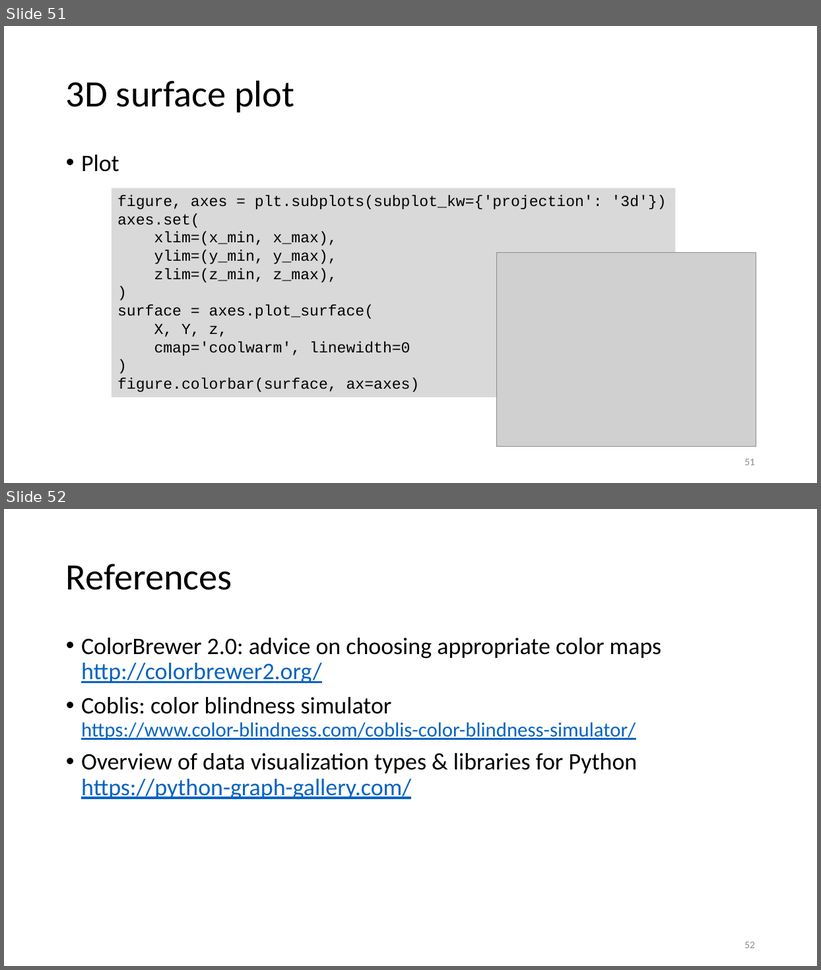
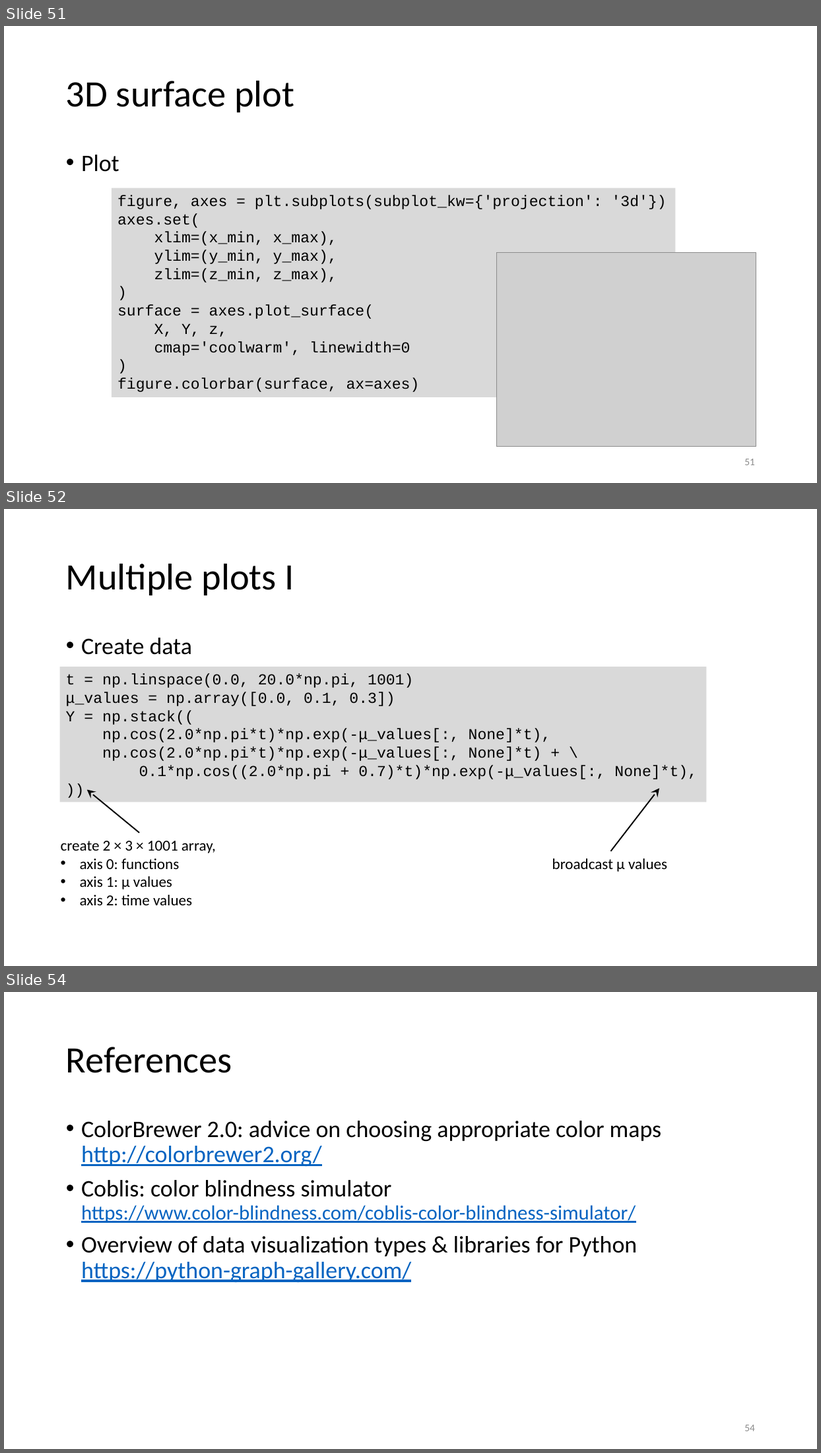
Before and after one commit to gjbex/Scientific-Python, a slide deck: scientific_python.pptx. Shown one above the other, each under a label of ours: slides 51 and 52 before the commit, slides 51, 52 and 54 after it; the slides between them are not shown. The pictures are 821x970 and 821x1453 pixels, drawn with LibreOffice and Linux fonts; fonts in the diff are those of the drawing; grey boxes stand for pictures. Boxes give left, top, right and bottom in pixels: in the first picture for what was removed or moved away, otherwise in the second. Text is boxed around its words. In the diff, an @@ line names an element or a change of style, - is before the commit and + after.

```diff
--- a/scientific_python.pptx
+++ b/scientific_python.pptx
@@ slide 52 added at (4, 509, 817, 966), background #FFFFFF @@
@@ title added at (66, 563, 294, 595), 44 pt, text #000000 @@
+Multiple plots I
@@ text added at (81, 638, 193, 655), 28 pt, text #000000 @@
+• Create data
@@ rectangle added at (60, 667, 707, 803), fill #D9D9D9, 18 pt, text #000000 @@
+t = np.linspace(0.0, 20.0*np.pi, 1001)
+μ_values = np.array([0.0, 0.1, 0.3])
+Y = np.stack((
+np.cos(2.0*np.pi*t)*np.exp(-μ_values[:, None]*t),
+np.cos(2.0*np.pi*t)*np.exp(-μ_values[:, None]*t) + \
+0.1*np.cos((2.0*np.pi + 0.7)*t)*np.exp(-μ_values[:, None]*t),
+))
@@ arrow added from (139, 833) to (87, 790), #000000 1.5 pt @@
@@ arrow added from (611, 852) to (660, 788), #000000 1.5 pt @@
@@ text added at (61, 841, 216, 906), 18 pt, text #000000 @@
+create 2 × 3 × 1001 array,
+• axis 0: functions
+• axis 1: μ values
+• axis 2: time values
@@ text added at (552, 859, 667, 872), 18 pt, text #000000 @@
+broadcast μ values
@@ what was slide 52 is now slide 54 @@
@@ page number at (745, 1425, 755, 1432): text changed @@
-52
+54
```
Also in this commit, not shown: 1 other slide added, 3 other files.
